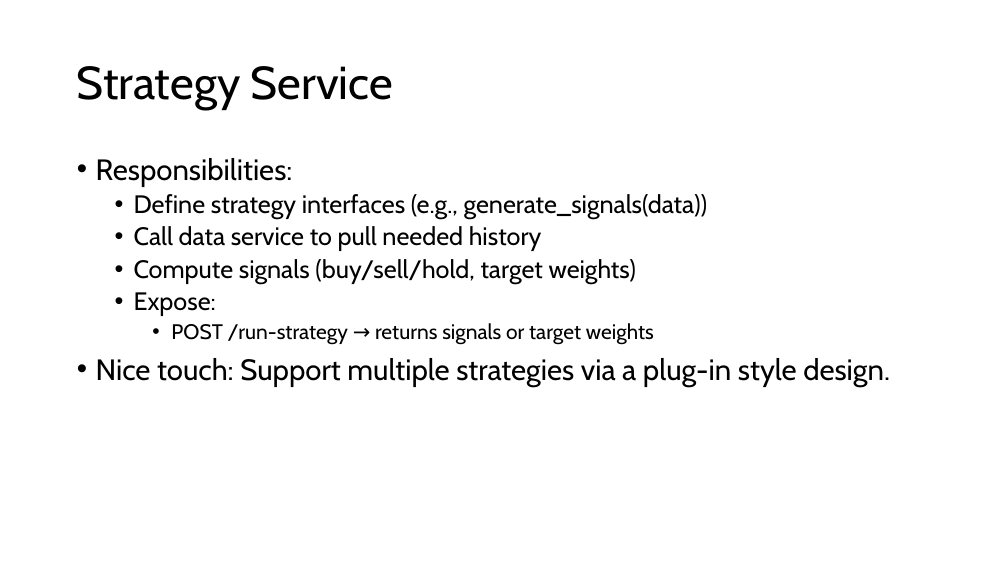
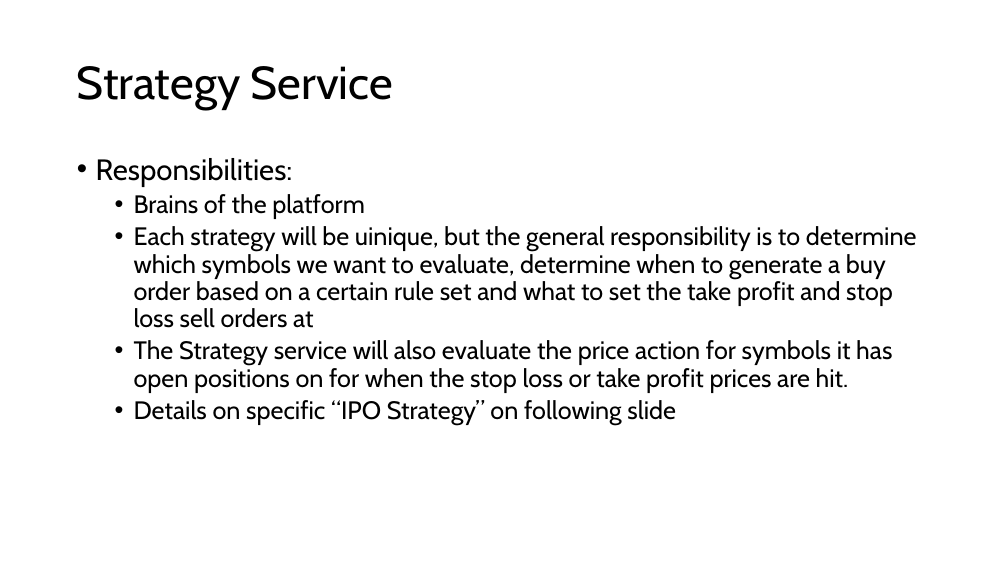
Before and after one commit to stevenOden/quant_management_platform, a slide deck: slide 8 of 00_system_architecture/quant_management_platform_architecture.pptx (slide 6 before the commit). Drawn at 1008x567 pixels with LibreOffice and Linux fonts; fonts in the diff are those of the drawing. Boxes give left, top, right and bottom in pixels: in the first picture for what was removed or moved away, otherwise in the second. Text is boxed around its words. In the diff, an @@ line names an element or a change of style, - is before the commit and + after.

Commit message:
Add market data streaming service

```diff
--- a/00_system_architecture/quant_management_platform_architecture.pptx
+++ b/00_system_architecture/quant_management_platform_architecture.pptx
@@ text at [134, 194, 917, 425]: text changed @@
-  • Define strategy interfaces (e.g., generate_signals(data))
-  • Call data service to pull needed history
-  • Compute signals (buy/sell/hold, target weights)
-  • Expose:
-    • POST /run-strategy → returns signals or target weights
-• Nice touch: Support multiple strategies via a plug-in style design.
+  • Brains of the platform
+  • Each strategy will be uinique, but the general responsibility is to determine which symbols we want to evaluate, determine when to generate a buy order based on a certain rule set and what to set the take profit and stop loss sell orders at
+  • The Strategy service will also evaluate the price action for symbols it has open positions on for when the stop loss or take profit prices are hit.
+  • Details on specific “IPO Strategy” on following slide
```
Also in this commit, not shown: 7 other slides changed, 3 slides added, 43 other files.
